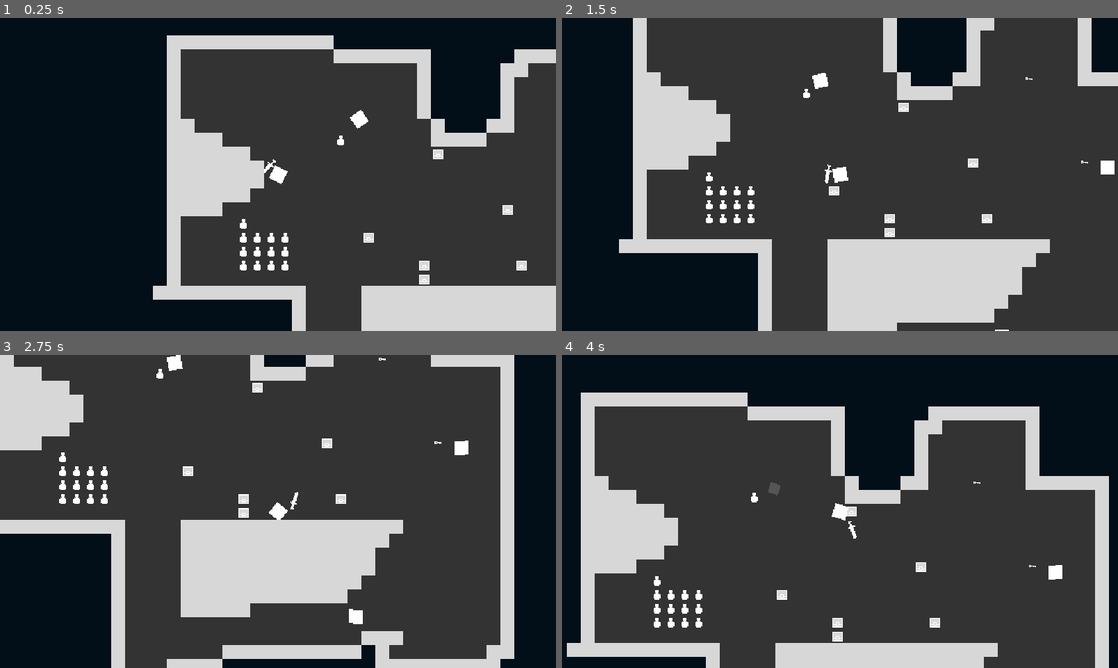
Above: before the commit, frames 1-4 (two rows, left to right).
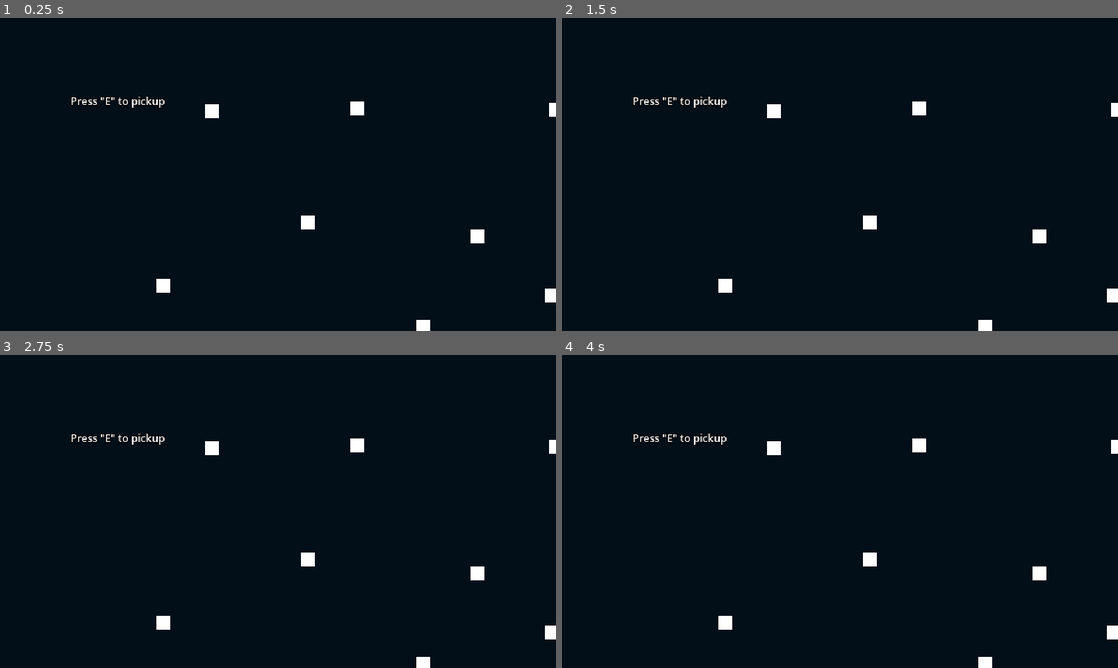
Above: after the commit, the same moments.

Repository: zMenta/Cubesh
Game: Godot game, scene res://main/main.tscn
Two runs of this game, one before a commit and one after it. Both use one fixed random seed, a clock stepped at 60 frames per second and the inputs below.
Inputs (mouse positions are in pixels of both pictures, inside the frame that each line leads up to):
- Up to frame 1 (0.25 s): no input
- Up to frame 2 (1.5 s): tap E at 0.5, 1.25 s; move the mouse to (962, 158) at 0.52 s; hold D (right) 0.53-1.28 s; click (962, 158) at 0.6 s; move the mouse to (728, 190) at 1.27 s; hold S (down) from 1.28 s (still down); tap Space (dodge) at 1.35 s
- Up to frame 3 (2.75 s): tap E at 2 s; move the mouse to (333, 442) at 2.02 s; release S (down) at 2.03 s; hold D (right) from 2.03 s (still down); click (333, 442) at 2.1 s
- Up to frame 4 (4 s): tap E at 2.75, 3.5 s; move the mouse to (812, 574) at 2.77 s; release D (right) at 2.78 s; hold W (up) 2.78-3.53 s; tap Space (dodge) at 2.85 s; move the mouse to (1006, 558) at 3.52 s; hold A (left) from 3.53 s (still down); click (1006, 558) at 3.6 s

The runs differ from the first frame. In frame 1, 59% of the frame differs, in the area x 12-100%, y 5-100%; in frame 2, 79%; in frame 3, 83%, in the area x 0-100%, y 0-100%; in frame 4, 74%.

Commit message:
tooltip style update | Interact input map

Diff:
--- a/main/main.tscn
+++ b/main/main.tscn
@@ -1,27 +1,61 @@
-[gd_scene load_steps=5 format=3 uid="uid://pupvaq8lygih"]
+[gd_scene load_steps=6 format=3 uid="uid://pupvaq8lygih"]
 
-[ext_resource type="PackedScene" uid="uid://0e13hwy3x5jo" path="res://maps/test_map.tscn" id="1_1eit0"]
 [ext_resource type="Script" path="res://main/main.gd" id="1_df2tq"]
 [ext_resource type="PackedScene" uid="uid://c7easjs18gum6" path="res://player/player.tscn" id="1_khuke"]
+[ext_resource type="PackedScene" uid="uid://crp5l2fn0pioe" path="res://maps/TestInheritedmap.tscn" id="2_r367f"]
 [ext_resource type="PackedScene" uid="uid://doa2egg8a8oi3" path="res://enemies/slime.tscn" id="3_ejj0t"]
+[ext_resource type="PackedScene" uid="uid://q3clhfv747at" path="res://ui/tooltip.tscn" id="5_p63od"]
 
 [node name="Main" type="Node"]
 script = ExtResource("1_df2tq")
 
 [node name="Map" type="Node2D" parent="."]
 
-[node name="TileMap" parent="Map" instance=ExtResource("1_1eit0")]
-texture_filter = 1
+[node name="BaseTileMap" parent="Map" instance=ExtResource("2_r367f")]
 
-[node name="Player" parent="Map/TileMap" instance=ExtResource("1_khuke")]
+[node name="Player" parent="Map/BaseTileMap" instance=ExtResource("1_khuke")]
+position = Vector2(129, 74)
 
-[node name="Slime" parent="Map/TileMap" instance=ExtResource("3_ejj0t")]
-position = Vector2(95, -65)
+[node name="RemoteTransform2D" type="RemoteTransform2D" parent="Map/BaseTileMap/Player"]
+remote_path = NodePath("../../../../ui")
+update_rotation = false
+update_scale = false
 
-[node name="Slime2" parent="Map/TileMap" instance=ExtResource("3_ejj0t")]
-position = Vector2(419, 46)
+[node name="Slime" parent="Map/BaseTileMap" instance=ExtResource("3_ejj0t")]
+position = Vector2(640, 105)
+
+[node name="Slime4" parent="Map/BaseTileMap" instance=ExtResource("3_ejj0t")]
+position = Vector2(635, 319)
+
+[node name="Slime2" parent="Map/BaseTileMap" instance=ExtResource("3_ejj0t")]
+position = Vector2(411, 104)
 rotation = 3.12221
 
-[node name="Slime3" parent="Map/TileMap" instance=ExtResource("3_ejj0t")]
-position = Vector2(297, 240)
-rotation = 4.73835
+[node name="Slime3" parent="Map/BaseTileMap" instance=ExtResource("3_ejj0t")]
+position = Vector2(188, 308)
+rotation = -1.54484
+
+[node name="Slime5" parent="Map/BaseTileMap" instance=ExtResource("3_ejj0t")]
+position = Vector2(354, 235)
+rotation = -1.54484
+
+[node name="Slime6" parent="Map/BaseTileMap" instance=ExtResource("3_ejj0t")]
+position = Vector2(487, 355)
+rotation = -1.54484
+
+[node name="Slime7" parent="Map/BaseTileMap" instance=ExtResource("3_ejj0t")]
+position = Vector2(244, 107)
+rotation = -1.54484
+
+[node name="Slime8" parent="Map/BaseTileMap" instance=ExtResource("3_ejj0t")]
+position = Vector2(549, 251)
+rotation = -1.54484
+
+[node name="ui" type="Node2D" parent="."]
+position = Vector2(129, 74)
+
+[node name="Tooltip" parent="ui" instance=ExtResource("5_p63od")]
+offset_left = -48.0
+offset_top = 13.0
+offset_right = 97.0
+offset_bottom = 39.0
--- a/project.godot
+++ b/project.godot
@@ -60,6 +60,11 @@
 "events": [Object(InputEventKey,"resource_local_to_scene":false,"resource_name":"","device":-1,"window_id":0,"alt_pressed":false,"shift_pressed":false,"ctrl_pressed":false,"meta_pressed":false,"pressed":false,"keycode":32,"physical_keycode":0,"key_label":0,"unicode":32,"echo":false,"script":null)
 ]
 }
+interact={
+"deadzone": 0.5,
+"events": [Object(InputEventKey,"resource_local_to_scene":false,"resource_name":"","device":0,"window_id":0,"alt_pressed":false,"shift_pressed":false,"ctrl_pressed":false,"meta_pressed":false,"pressed":false,"keycode":69,"physical_keycode":0,"key_label":0,"unicode":0,"echo":false,"script":null)
+]
+}
 
 [layer_names]
 
--- a/ui/tooltip.tscn
+++ b/ui/tooltip.tscn
@@ -1,8 +1,12 @@
 [gd_scene format=3 uid="uid://q3clhfv747at"]
 
 [node name="Label" type="Label"]
+z_index = 20
 offset_left = 268.0
 offset_top = 167.0
 offset_right = 371.0
 offset_bottom = 193.0
+theme_override_colors/font_outline_color = Color(0, 0, 0, 1)
+theme_override_constants/outline_size = 4
+theme_override_font_sizes/font_size = 12
 text = "Press \"E\" to pickup"
